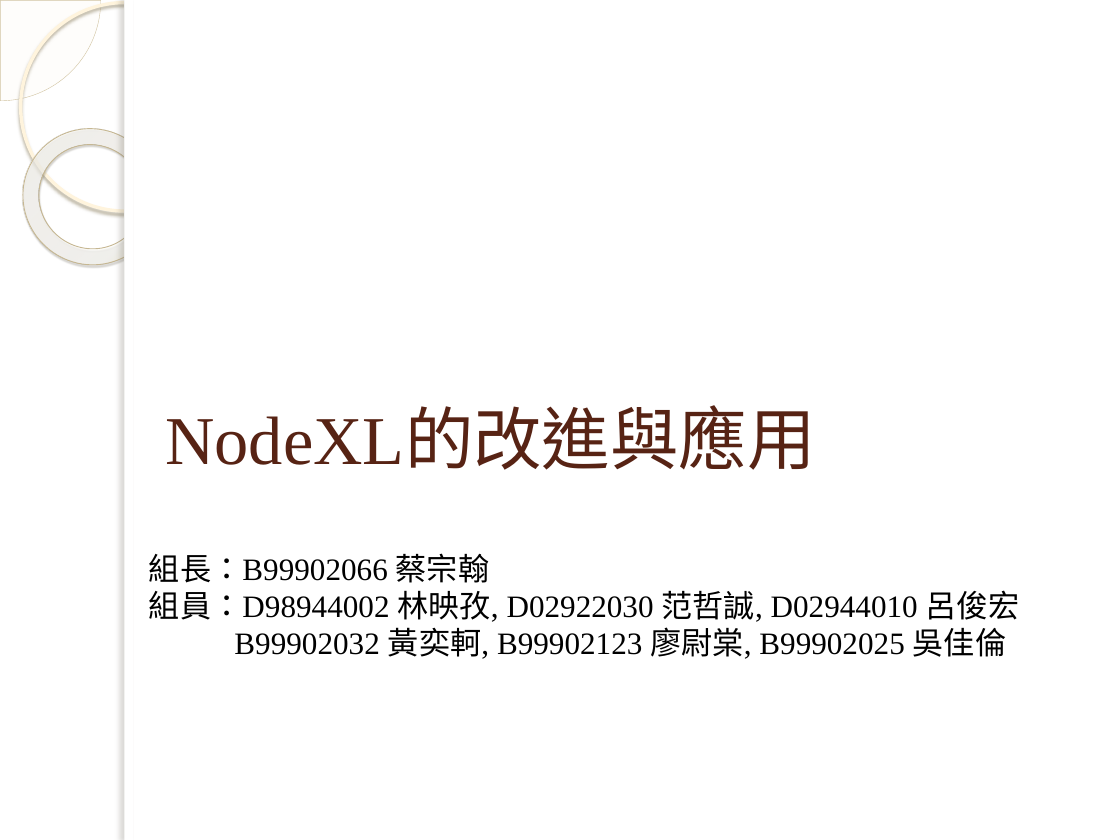
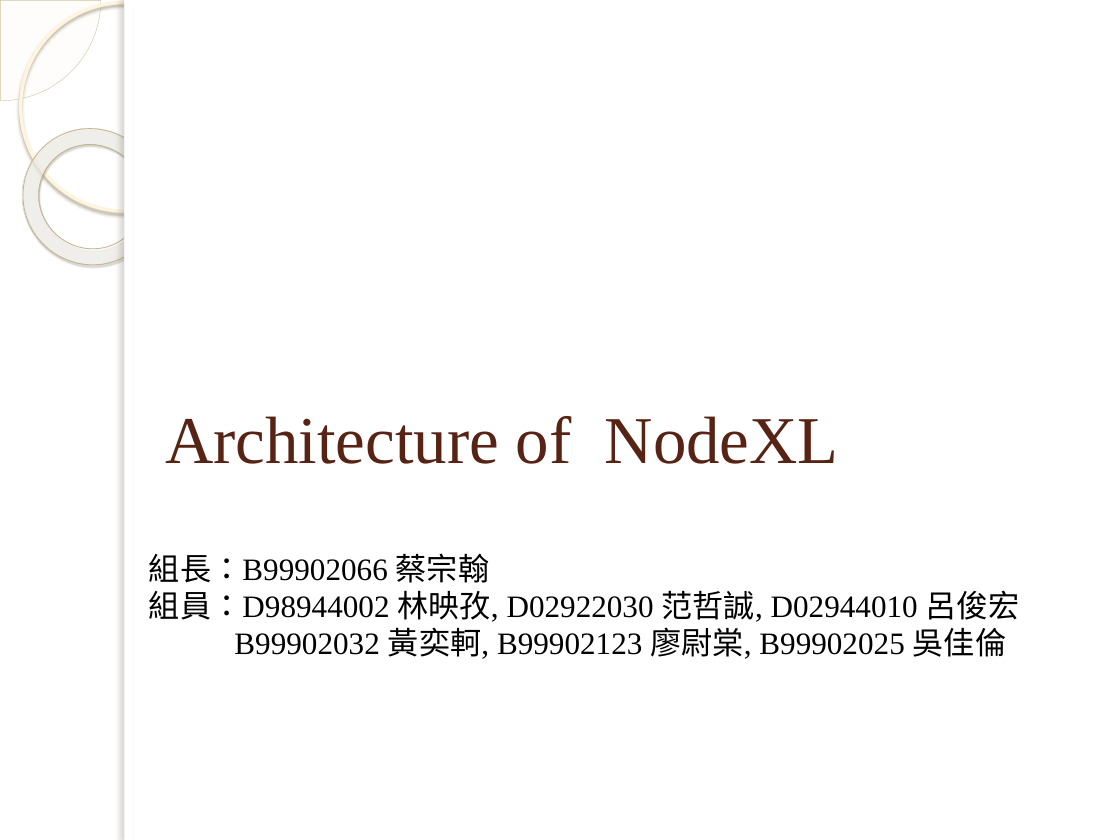
Before and after one commit to 2014-sed-team3/term-project, a slide deck: slide 1 of project/slides/NodeXL_system_architecture.pptx. Drawn at 1120x840 pixels with LibreOffice and Linux fonts; fonts in the diff are those of the drawing; background and template pictures are left out. Boxes give left, top, right and bottom in pixels: in the first picture for what was removed or moved away, otherwise in the second. Text is boxed around its words. In the diff, an @@ line names an element or a change of style, - is before the commit and + after.

Commit message:
Revise some material and add motion efficts.

```diff
--- a/project/slides/NodeXL_system_architecture.pptx
+++ b/project/slides/NodeXL_system_architecture.pptx
@@ title at [165,416,839,464]: text changed; size 44 to 43 pt @@
-NodeXL的改進與應用
+Architecture of NodeXL
```
